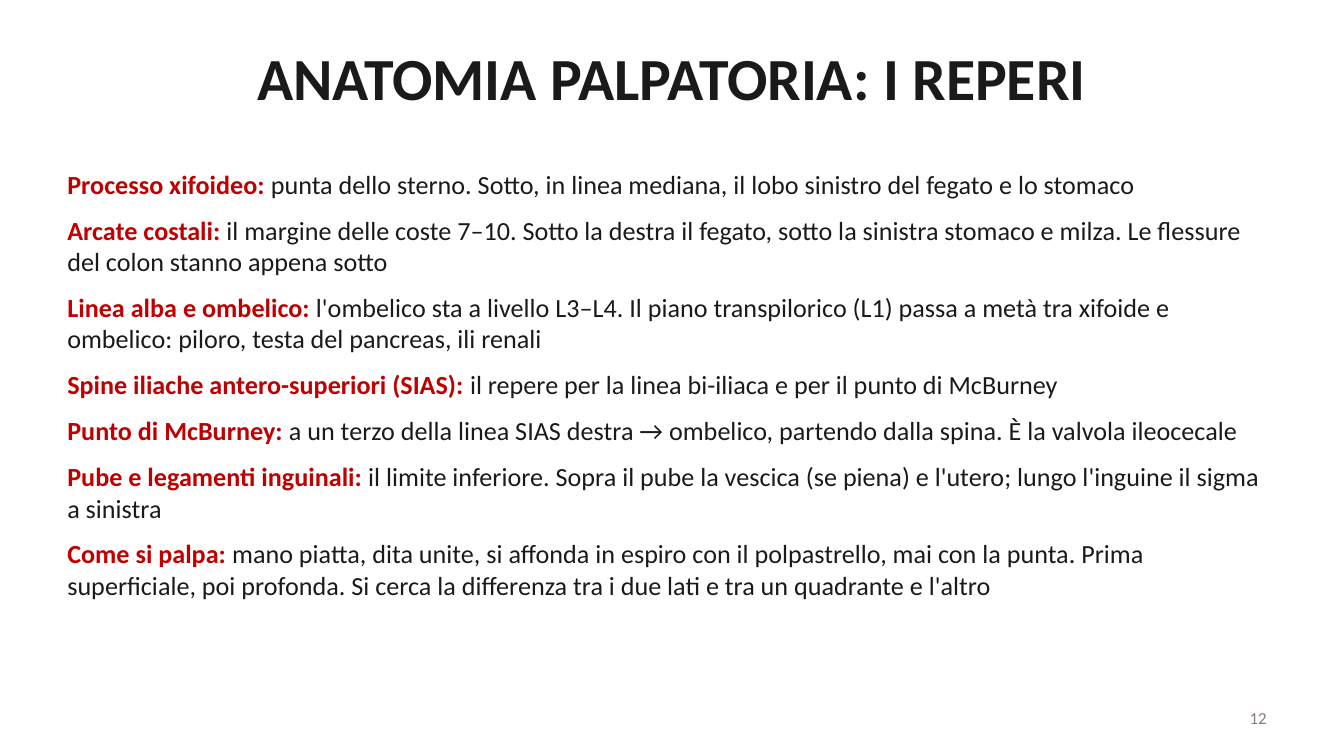
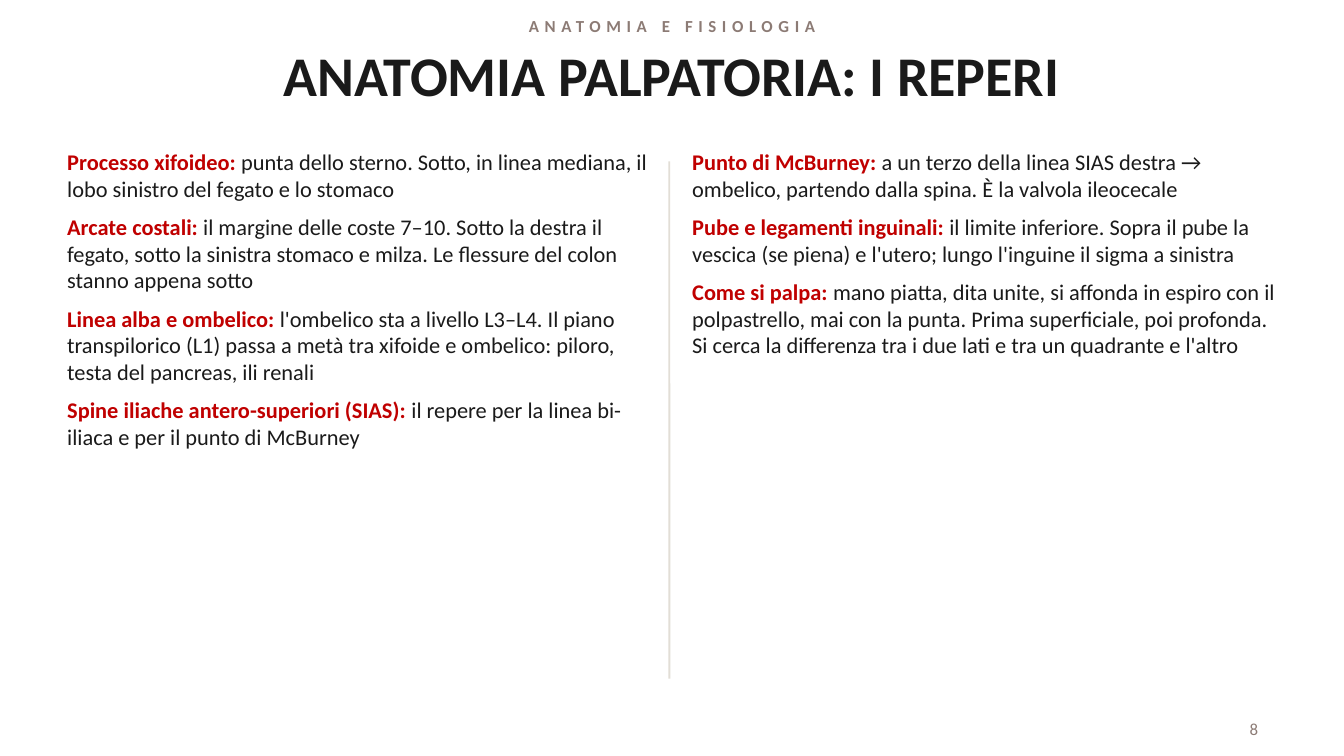
Before and after one commit to davidemcb/kinesiologia-studio, a slide deck: slide 8 of formazione/dispense/viscerale-2-livello.pptx (slide 12 before the commit). Drawn at 1344x756 pixels with LibreOffice and Linux fonts; fonts in the diff are those of the drawing. Boxes give left, top, right and bottom in pixels: in the first picture for what was removed or moved away, otherwise in the second. Text is boxed around its words. In the diff, an @@ line names an element or a change of style, - is before the commit and + after.

```diff
--- a/formazione/dispense/viscerale-2-livello.pptx
+++ b/formazione/dispense/viscerale-2-livello.pptx
@@ text added at (x1=529, y1=21, x2=670, y2=32), 9 pt, text #8C7B75, bold @@
+ANATOMIA E FISIOLOGIA
@@ title "ANATOMIA PALPATORIA: I REPERI" at (x1=284, y1=59, x2=1059, y2=97): size 32 to 30 pt @@
@@ text "Processo xifoideo: punta dello sterno. ..." moved from (x1=67, y1=175, x2=1259, y2=600) to (x1=67, y1=154, x2=646, y2=449) @@
@@ text "Processo xifoideo: punta dello sterno. ..." at (x1=67, y1=154, x2=646, y2=449): size 14 to 12 pt; less space between paragraphs @@
@@ line added from (669, 161) to (669, 679), #E2DED6 1 pt @@
@@ text added at (x1=692, y1=154, x2=1274, y2=357), 12 pt, text #1A1A1A @@
+• Punto di McBurney: a un terzo della linea SIAS destra → ombelico, partendo dalla spina. È la valvola ileocecale
+• Pube e legamenti inguinali: il limite inferiore. Sopra il pube la vescica (se piena) e l'utero; lungo l'inguine il sigma a sinistra
+• Come si palpa: mano piatta, dita unite, si affonda in espiro con il polpastrello, mai con la punta. Prima superficiale, poi profonda. Si cerca la differenza tra i due lati e tra un quadrante e l'altro
@@ text at (x1=67, y1=419, x2=1259, y2=600): paragraphs removed @@
-• Punto di McBurney: a un terzo della linea SIAS destra → ombelico, partendo dalla spina. È la valvola ileocecale
-• Pube e legamenti inguinali: il limite inferiore. Sopra il pube la vescica (se piena) e l'utero; lungo l'inguine il sigma a sinistra
-• Come si palpa: mano piatta, dita unite, si affonda in espiro con il polpastrello, mai con la punta. Prima superficiale, poi profonda. Si cerca la differenza tra i due lati e tra un quadrante e l'altro
@@ page number removed at (x1=1250, y1=713, x2=1267, y2=724) @@
-12
@@ page number added at (x1=1250, y1=723, x2=1259, y2=735), 9 pt, text #8C7B75 @@
+8
```
Also in this commit, not shown: 36 other slides changed, 1 slide added, 5 slides removed.
